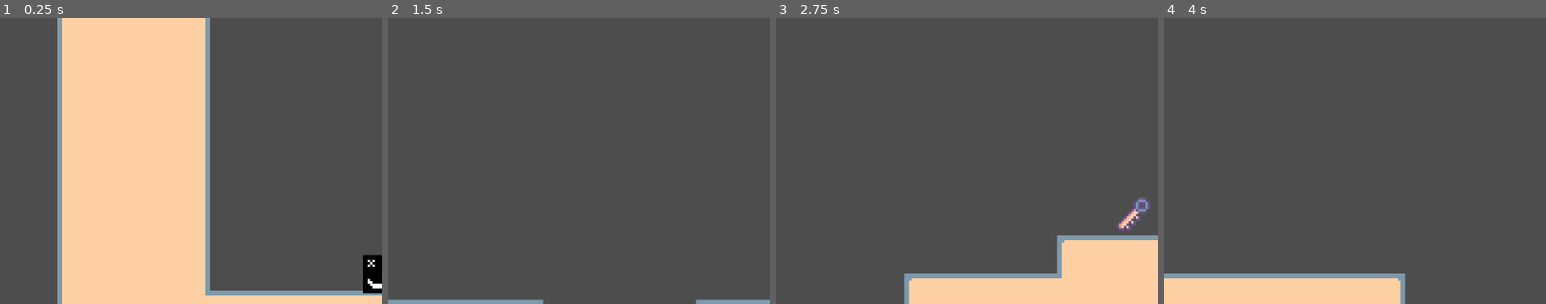
Above: before the commit, frames 1-4 (left to right).
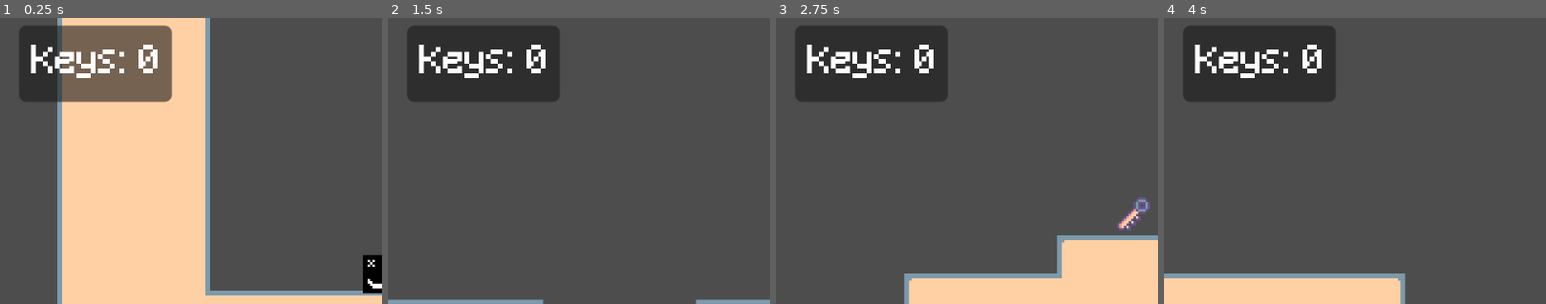
Above: after the commit, the same moments.

Repository: AashaStudios/DoodlyGameJam1
Game: Godot game, scene res://scenes/game.tscn
Same seed, same stepped clock (60 frames per second), same inputs: the game is played once before the commit and once after it.
Inputs:
- Up to frame 1 (0.25 s): no input
- Up to frame 2 (1.5 s): tap Enter (ui_accept) at 0.5, 0.77 s; hold Right (ui_right) from 0.53 s (still down)
- Up to frame 3 (2.75 s): tap Enter (ui_accept) at 1.52 s; release Right (ui_right) at 2.03 s; hold Left (ui_left) from 2.03 s (still down)
- Up to frame 4 (4 s): release Left (ui_left) at 2.78 s; hold Right (ui_right) from 2.78 s (still down); tap Enter (ui_accept) at 3.02, 3.77 s
The pictures show only the part of the screen within x 0-50%, y 2-52%; the shares and areas given below are measured in that part.

The runs differ from the first frame. In frame 1, 11% of the frame differs, in the area x 5-45%, y 2-30%; in frame 2, 11%; in frame 3, 11%; in frame 4, 11%.

Commit message:
Key Tracker Done

Diff:
--- a/scenes/game.tscn
+++ b/scenes/game.tscn
@@ -11,6 +11,7 @@
 [ext_resource type="PackedScene" uid="uid://cwlllvffi8pyp" path="res://scenes/gate.tscn" id="8_gee14"]
 [ext_resource type="PackedScene" uid="uid://dvp6228m821h1" path="res://scenes/level_transition.tscn" id="10_vtaks"]
 [ext_resource type="PackedScene" uid="uid://ck8asg1u2d0nc" path="res://scenes/level_2.tscn" id="11_kvpfn"]
+[ext_resource type="PackedScene" uid="uid://b2b60qxnmke04" path="res://scenes/hud.tscn" id="12_dinhu"]
 
 [sub_resource type="WorldBoundaryShape2D" id="WorldBoundaryShape2D_iywne"]
 
@@ -180,3 +181,7 @@
 [node name="LevelTransition" parent="." unique_id=1100962475 instance=ExtResource("10_vtaks")]
 position = Vector2(1336, -88)
 level = ExtResource("11_kvpfn")
+
+[node name="CanvasLayer" type="CanvasLayer" parent="." unique_id=845095154]
+
+[node name="HUD" parent="CanvasLayer" unique_id=448685970 instance=ExtResource("12_dinhu")]
--- /dev/null
+++ b/scenes/hud.gd
@@ -0,0 +1,9 @@
+extends Control
+
+
+@onready var key_counter_label: Label = $KeyCounter/KeyCounterLabel
+@onready var game_manager: Node = %GameManager
+
+
+func _process(_delta: float) -> void:
+    key_counter_label.text = "Keys: " + str(game_manager.keys)
--- /dev/null
+++ b/scenes/hud.tscn
@@ -0,0 +1,41 @@
+[gd_scene format=3 uid="uid://b2b60qxnmke04"]
+
+[ext_resource type="Script" uid="uid://ctf5xqa1fn134" path="res://scenes/hud.gd" id="1_oo0fn"]
+[ext_resource type="FontFile" uid="uid://xmdxo5l4ygmd" path="res://assets/minecraft.ttf" id="2_5ysmq"]
+
+[sub_resource type="LabelSettings" id="LabelSettings_6fi6k"]
+font = ExtResource("2_5ysmq")
+
+[node name="HUD" type="Control" unique_id=448685970]
+layout_mode = 3
+anchors_preset = 15
+anchor_right = 1.0
+anchor_bottom = 1.0
+grow_horizontal = 2
+grow_vertical = 2
+script = ExtResource("1_oo0fn")
+
+[node name="KeyCounter" type="Panel" parent="." unique_id=1261937610]
+layout_mode = 0
+offset_left = 8.0
+offset_top = 8.0
+offset_right = 72.0
+offset_bottom = 40.0
+
+[node name="KeyCounterLabel" type="Label" parent="KeyCounter" unique_id=1244722884]
+layout_mode = 1
+anchors_preset = 8
+anchor_left = 0.5
+anchor_top = 0.5
+anchor_right = 0.5
+anchor_bottom = 0.5
+offset_left = -27.0
+offset_top = -8.0
+offset_right = 27.0
+offset_bottom = 8.0
+grow_horizontal = 2
+grow_vertical = 2
+text = "Keys: 0"
+label_settings = SubResource("LabelSettings_6fi6k")
+horizontal_alignment = 1
+vertical_alignment = 1
Binary file added: assets/minecraft.ttf
Not shown, added: assets/minecraft.ttf.import
Not shown, added: scenes/hud.gd.uid
